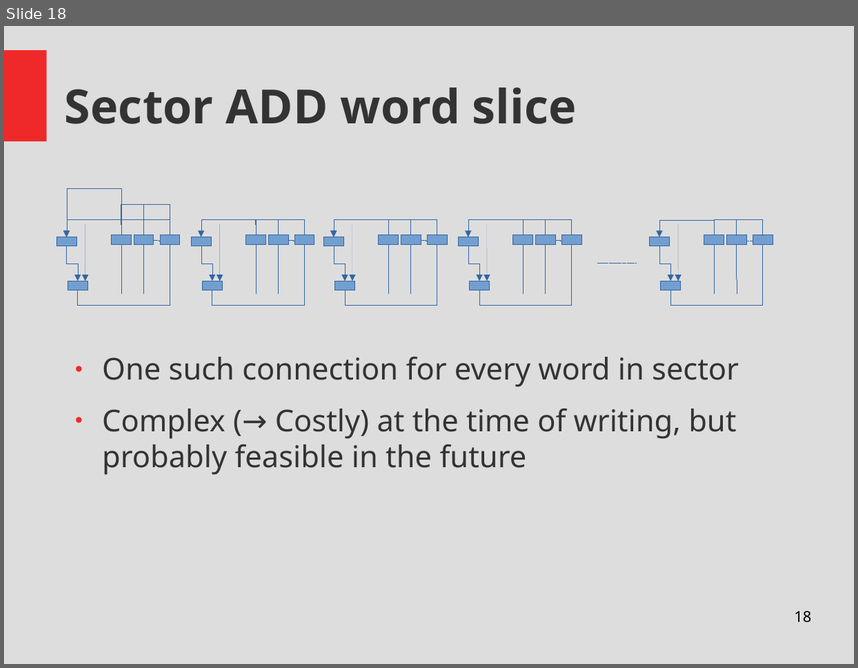
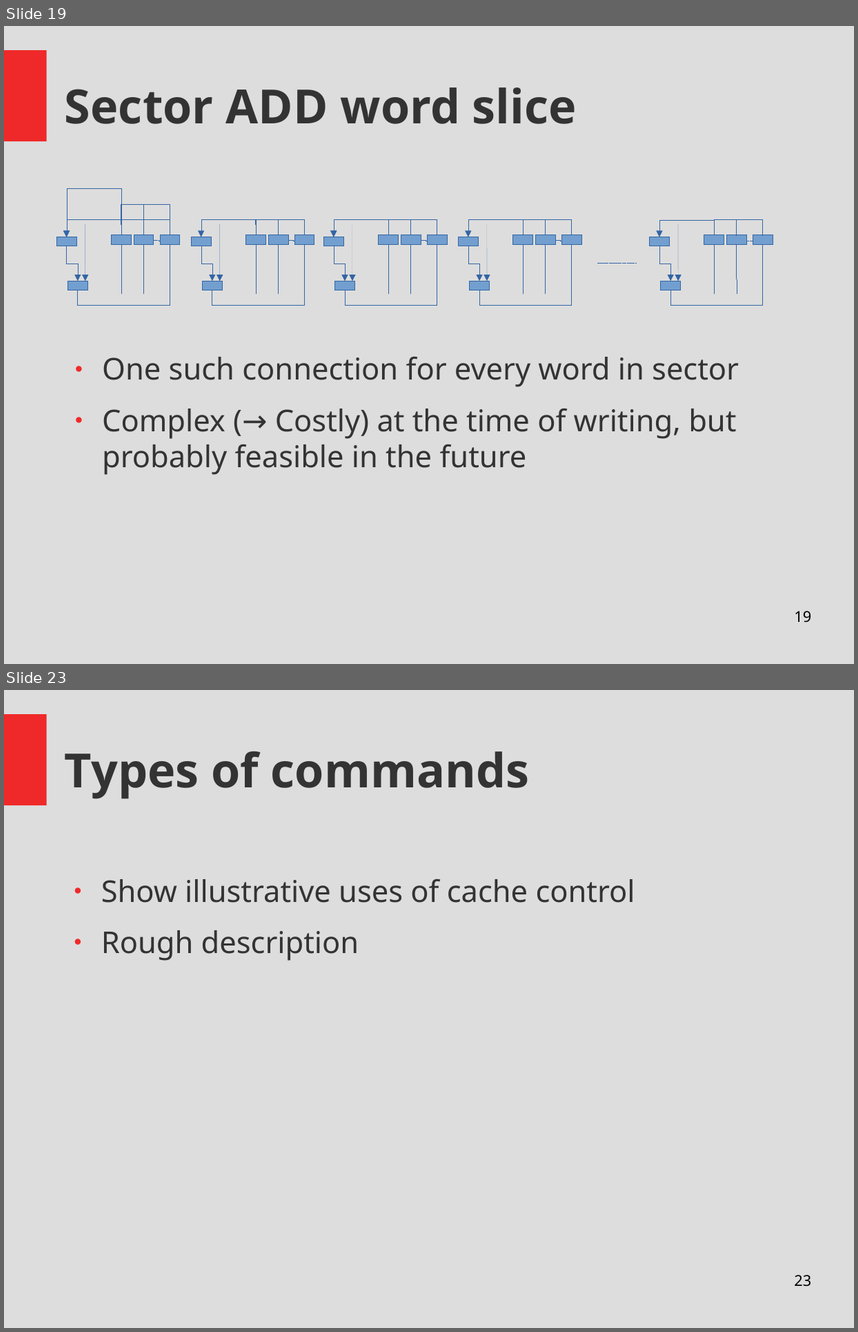
Before and after one commit to Thapep/PPS, a slide deck: inmemory/In Memory Processing Presentation.odp. Shown one above the other, each under a label of ours: slide 18 before the commit, slides 19 and 23 after it; the slides between them are not shown. The pictures are 858x668 and 858x1332 pixels, drawn with LibreOffice and Linux fonts; fonts in the diff are those of the drawing. Boxes give left, top, right and bottom in pixels: in the first picture for what was removed or moved away, otherwise in the second. Text is boxed around its words. In the diff, an @@ line names an element or a change of style, - is before the commit and + after.

```diff
--- a/inmemory/In Memory Processing Presentation.odp
+++ b/inmemory/In Memory Processing Presentation.odp
@@ slide 23 added at [4,690,854,1328], background #DDDDDD; not listed: 1 template element that a slide beside it also shows @@
@@ title added at [65,751,530,799], 44 pt, text #333333, bold @@
+Types of commands
@@ text added at [101,879,635,960], 28 pt, text #333333 @@
+● Show illustrative uses of cache control
+● Rough description
@@ page number added at [794,1274,811,1285], 14 pt, text #000000 @@
+23
@@ what was slide 18 is now slide 19 @@
@@ page number at [794,610,811,622]: text changed @@
-18
+19
```
Also in this commit, not shown: 10 slides changed, 4 other slides added, 1 other file.
